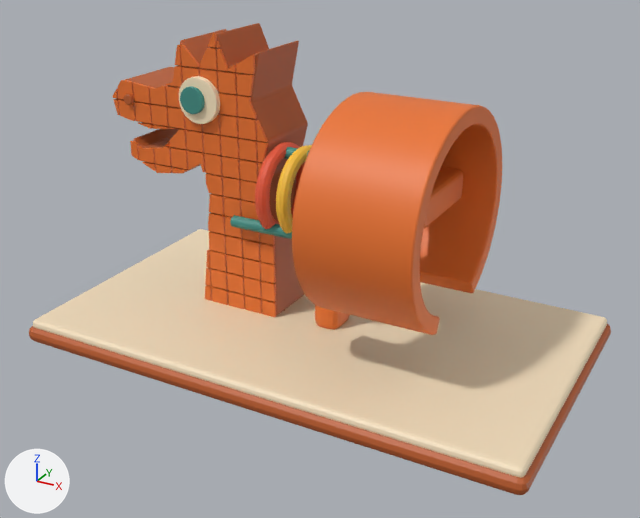
The Blender file public/singapore-products/dragon-playground-watch-holder/dragon-playground-watch-holder.blend: old version first, new version second.
Camera for both pictures: a 50 mm camera at (64.8, -174.6, 95.9) aimed at (-16.7, -26.4, 21.8). Every picture has the same lights, and +X, +Y and +Z are marked at lower left. The older version comes first.

In view in the first picture: 'PRODUCT'.
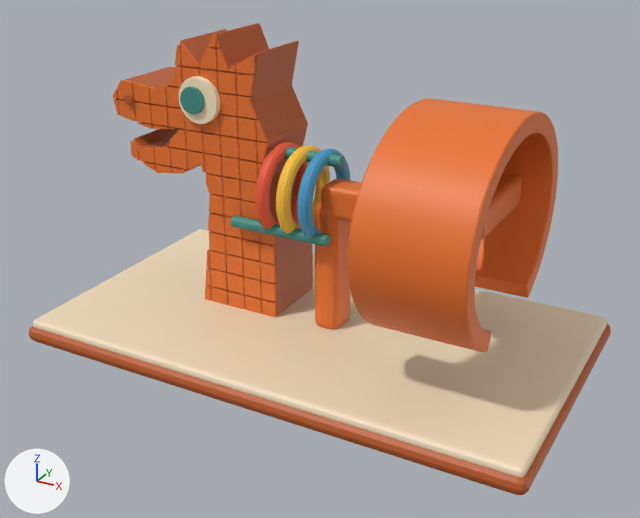
Commit message: Publish medium watch sizing for the dragon playground holder

Location of each change, (x1, y1, x2, y2) in pixels of the pictures (640 x 518 px; the box of a moved part takes in the faces that stretch with it):
part 1 of me_stand_only, moved or reshaped
    before: (292, 92, 502, 335)
    after: (325, 98, 558, 352)

What changed in the scene script:
```text
Change me_stand_only:
    used by ob_product; location = (0.0, 0.0, 0.0)
    remove me_stand_only.from_pydata(...)  # 8215 vertices, 16502 faces; spans x -75.5..37.5, y -54.5..10.5, z 0.0..66.0
    add me_stand_only.from_pydata(...)  # 8217 vertices, 16506 faces; spans x -75.5..37.5, y -54.5..10.5, z 0.0..66.0
    me_stand_only part 1: 177 vertices moved from x -12.0..11.6, y -25.5..2.0, z 30.0..41.6 to x 1.0..22.5, y -25.5..5.0, z 30.5..42.1; 1927 vertices removed from x -12.0..12.0, y -46.0..1.9, z 14.2..56.0; 1929 vertices added at x 1.0..23.0, y -49.0..4.9, z 14.7..56.0
```
